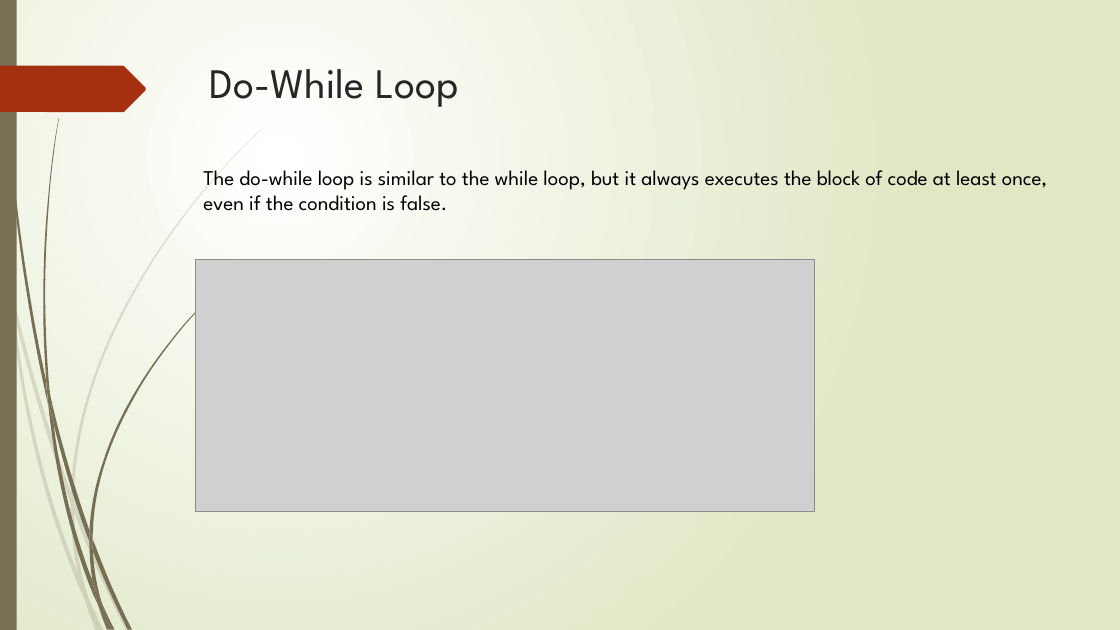
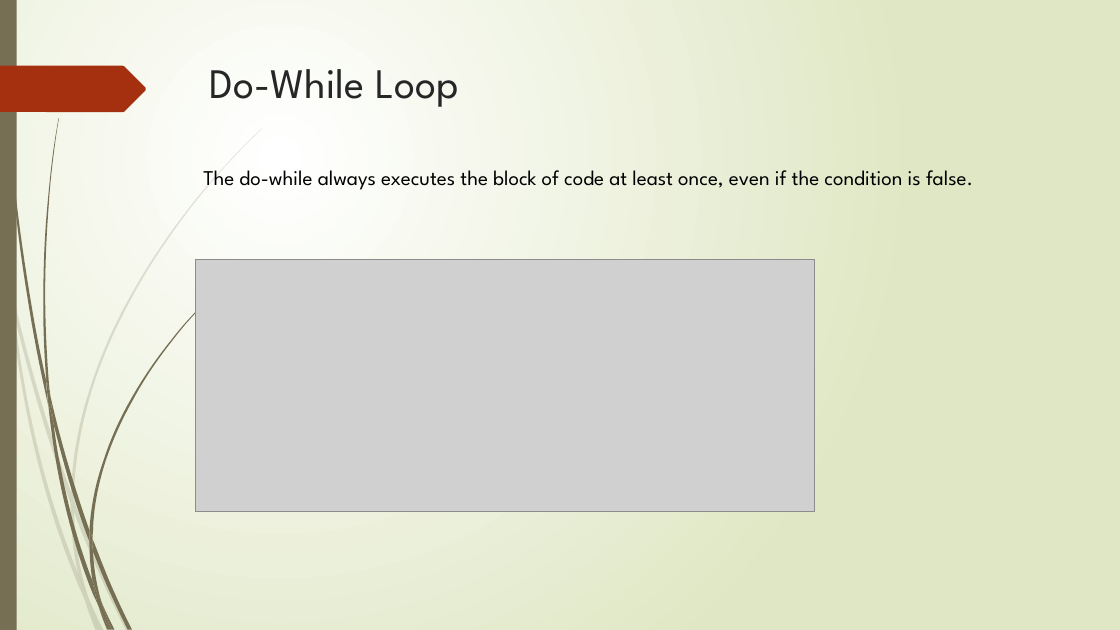
Before and after one commit to widjesh/Inleiding-in-de-Informatica-24-25, a slide deck: slide 11 of Slides/4th of December 2024.pptx. Drawn at 1120x630 pixels with LibreOffice and Linux fonts; fonts in the diff are those of the drawing; grey boxes stand for pictures. Boxes give left, top, right and bottom in pixels: in the first picture for what was removed or moved away, otherwise in the second. Text is boxed around its words. In the diff, an @@ line names an element or a change of style, - is before the commit and + after.

Commit message:
slide update

```diff
--- a/Slides/4th of December 2024.pptx
+++ b/Slides/4th of December 2024.pptx
@@ text at (203, 170, 973, 190): text changed @@
-The do-while loop is similar to the while loop, but it always executes the block of code at least once, even if the condition is false.
+The do-while always executes the block of code at least once, even if the condition is false.
```
Also in this commit, not shown: 12 other files.
